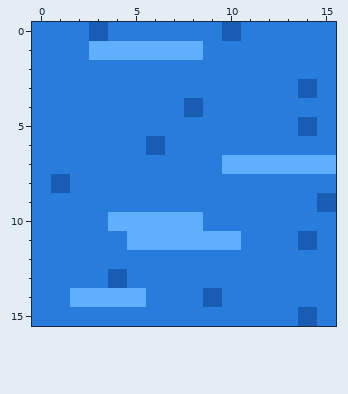
Pixel-art file -- game/pixel-tiles/water.aseprite. Above: the version before the commit.
16x16 pixels, 1 frame.
Now the later version:
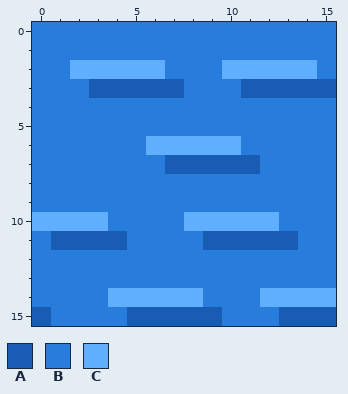
Palette (. is transparent): A #185cb4  B #287ddc  C #60afff
Difference:
Colour A replaces colour B in row 3 at x 3 to 7, 11 to 13 and 15; in row 7 at x 7 to 9; in row 11 at x 1 to 4 and 11 to 13; in row 15 at x 0, 5 to 9, 13 and 15.
Colour A replaces colour C in row 7 at x 10 to 11; in row 11 at x 9 to 10.
Colour B replaces colour A in row 0 at x 3 and 10; in row 4 at x 8; in row 5 at x 14; in row 8 at x 1; in row 9 at x 15; in row 11 at x 14.
Colour B replaces colour A in row 13 at x 4; in row 14 at x 9.
Colour B replaces colour C in row 1 at x 3 to 8; in row 7 at x 12 to 15; in row 10 at x 4 to 7; in row 11 at x 5 to 8; in row 14 at x 2 to 3.
Colour C replaces colour A in row 6 at x 6.
Colour C replaces colour B in row 2 at x 2 to 6 and 10 to 14; in row 6 at x 7 to 10; in row 10 at x 0 to 3 and 9 to 12; in row 14 at x 6 to 8 and 12 to 15.
